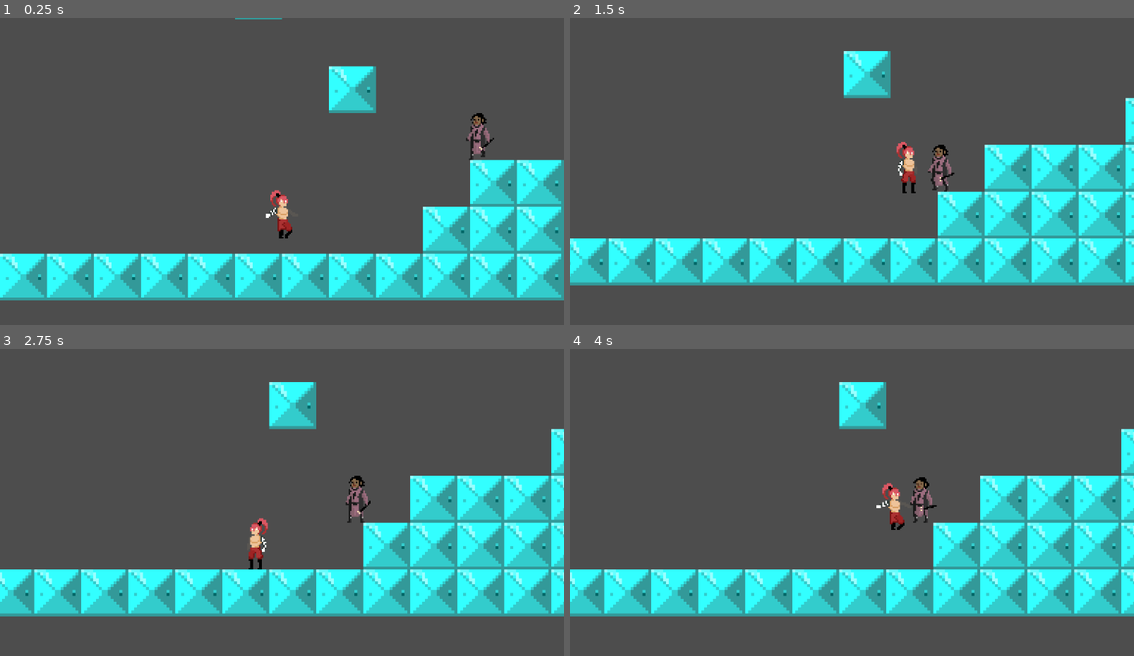
Above: before the commit, frames 1-4 (two rows, left to right).
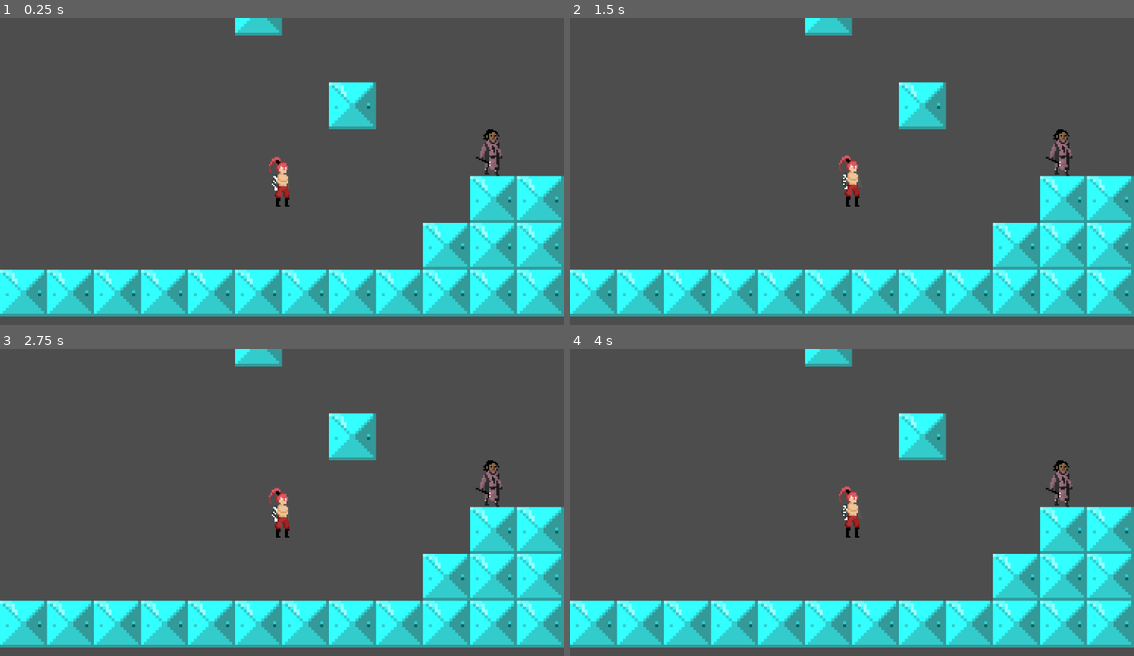
Above: after the commit, the same moments.

Repository: yz21161/gamedev
Game: Godot game, scene res://World1.tscn
Two runs of this game, one before a commit and one after it. Both use one fixed random seed, a clock stepped at 60 frames per second and the inputs below.
Inputs:
- Up to frame 1 (0.25 s): no input
- Up to frame 2 (1.5 s): hold D (right) from 0.53 s (still down); tap Space (jump) at 0.6, 0.77, 1.07, 1.35 s
- Up to frame 3 (2.75 s): tap Space (jump) at 1.52, 1.82, 2.1 s; release D (right) at 2.03 s; hold A (left) from 2.03 s (still down)
- Up to frame 4 (4 s): release A (left) at 2.78 s; hold D (right) from 2.78 s (still down); tap Space (jump) at 2.85, 3.02, 3.32, 3.6, 3.77 s

The runs differ from the first frame. In frame 1, 23% of the frame differs, in the area x 0-100%, y 0-98%; in frame 2, 37%; in frame 3, 37%; in frame 4, 37%.
Error after the commit: Parse Error: Identifier "global" not declared in the current scope. (res://Mage.gd:114)

Commit message:
Add files via upload

Diff:
--- a/Mage.gd
+++ b/Mage.gd
@@ -4,6 +4,8 @@
 var enemy_attack_cooldown = true
 @export var health : float = 10000
 var player_alive = true
+
+#var attack_in_progress = false
 
 @export var nSPEED : float = 300.0
 @export var JUMP_VELOCITY : float = -250
@@ -18,12 +20,13 @@
 var was_in_air : bool = false
 
 func _physics_process(delta):
-
+	attack()
 	enemy_attack()
 	if health <= 0:
 		player_alive = false
 		health = 0
 		print("player has died")
+		self.queue_free()
 
 	# Add the gravity.
 	if not is_on_floor():
@@ -37,10 +40,8 @@
 
 	# Handle Jump.
 	if Input.is_action_just_pressed("jump") and is_on_floor():
+		print_debug("Jump")
 		jump()
-
-	# Get the input direction and handle the movement/deceleration.
-	# As good practice, you should replace UI actions with custom gameplay actions.
 	direction = Input.get_vector("left","right","up","down")
 	if direction:
 		velocity.x = direction.x * nSPEED
@@ -51,14 +52,13 @@
 	update_animation()
 	update_facing_direction()
 
-
-
 func update_animation():
 	if not animation_locked:
 		if direction.x != 0:
 			animated_sprite.play("Walking Animation")
+#		elif attack_in_progress == false:
 		else:
-			animated_sprite.play ("Idle Animation")
+			animated_sprite.play("Idle Animation")
 
 func update_facing_direction():
 	if direction.x > 0:
@@ -86,29 +86,36 @@
 	if body.has_method("enemy"):
 		enemy_in_attack_range = true
 
-
 func _on_player_hitbox_body_exited(body):
 	if body.has_method("enemy"):
 		enemy_in_attack_range = false
-
 
 func enemy_attack():
 	if enemy_in_attack_range and enemy_attack_cooldown == true:
 		health = health - 10
 		enemy_attack_cooldown = false
 		$attack_cooldown.start()
-		print (health)
+		print(health)
 
 func _on_attack_cooldown_timeout():
 	enemy_attack_cooldown = true
 
-
-func _on_area_2d_body_entered(body):
-	print("entered")
-	if body.name == "Mage":
-		position = Vector2(1,2)
+func attack():
+	if Input.is_action_just_pressed("attack"):
+		if direction.x > 0:
+			$AnimatedSprite2D.flip_h = false
+			$AnimatedSprite2D.play("Attack Animarion")
+			$damage_dealing_cooldown.start()
+		elif direction.x < 0:
+			$AnimatedSprite2D.flip_h = true
+			$AnimatedSprite2D.play("Attack Animarion")
+			$damage_dealing_cooldown.start()
+		print_debug("attack")
+		global.player_current_attack = true
+#		attack_in_progress = true
 
 
-func _on_freefall_body_entered(body):
-	if body.name == "Mage":
-		velocity.y = gravity -500
+func _on_damage_dealing_cooldown_timeout():
+	$damage_dealing_cooldown.stop()
+	global.player_current_attack = false
+#	attack_in_progress = false
--- a/Test_enemy.gd
+++ b/Test_enemy.gd
@@ -4,10 +4,17 @@
 var player_chase = false
 var player = null
 
+@export var health : float = 100
+var player_in_attack_zone = false
+var can_take_damage = true
+
 var gravity = ProjectSettings.get_setting("physics/2d/default_gravity")
 
 
 func _physics_process(delta):
+
+	deal_with_damage()
+
 	if not is_on_floor():
 		velocity.y += gravity * delta
 
@@ -35,3 +42,26 @@
 
 func enemy():
 	pass
+
+func _on_enemy_hitbox_body_entered(body):
+	if body.has_method("player"):
+		player_in_attack_zone = true
+
+func _on_enemy_hitbox_body_exited(body):
+	if body.has_method("player"):
+		player_in_attack_zone = false
+
+func deal_with_damage():
+	if player_in_attack_zone and global.player_current_attack == true:
+		if can_take_damage == true:
+			health = health - 10
+			$take_damage_cooldown.start()
+			can_take_damage = false
+			print("enemy health = ", health)
+			if health <= 0:
+				print("dead")
+				self.queue_free()
+
+
+func _on_take_damage_cooldown_timeout():
+	can_take_damage = true
--- a/mage.tscn
+++ b/mage.tscn
@@ -1,24 +1,49 @@
-[gd_scene load_steps=27 format=3 uid="uid://dn1mgfd6dqo7c"]
+[gd_scene load_steps=33 format=3 uid="uid://dn1mgfd6dqo7c"]
 
 [ext_resource type="Script" path="res://Mage.gd" id="1_4m82v"]
-[ext_resource type="Texture2D" uid="uid://bk81gla5gd43a" path="res://Idle-Sheet.png" id="2_nswyf"]
+[ext_resource type="Texture2D" uid="uid://tdxucj1cxnpd" path="res://melee_attack.png" id="2_133wc"]
+[ext_resource type="Texture2D" uid="uid://dqno1odm2ovku" path="res://Idle.png" id="2_dkd3i"]
 [ext_resource type="Texture2D" uid="uid://so6ph3esad81" path="res://Sprite-0001.png" id="3_nuxb6"]
 [ext_resource type="Texture2D" uid="uid://bme5yo8ry44t7" path="res://Walking.png" id="4_mgclk"]
 
-[sub_resource type="AtlasTexture" id="AtlasTexture_7cbnm"]
-atlas = ExtResource("2_nswyf")
+[sub_resource type="AtlasTexture" id="AtlasTexture_k7qh5"]
+atlas = ExtResource("2_133wc")
 region = Rect2(0, 0, 64, 64)
 
-[sub_resource type="AtlasTexture" id="AtlasTexture_3uce7"]
-atlas = ExtResource("2_nswyf")
+[sub_resource type="AtlasTexture" id="AtlasTexture_1baco"]
+atlas = ExtResource("2_133wc")
 region = Rect2(64, 0, 64, 64)
 
-[sub_resource type="AtlasTexture" id="AtlasTexture_s5h5w"]
-atlas = ExtResource("2_nswyf")
-region = Rect2(128, 0, 64, 64)
-
-[sub_resource type="AtlasTexture" id="AtlasTexture_pr4qe"]
-atlas = ExtResource("2_nswyf")
+[sub_resource type="AtlasTexture" id="AtlasTexture_qsde8"]
+atlas = ExtResource("2_133wc")
+region = Rect2(128, 0, 64, 64)
+
+[sub_resource type="AtlasTexture" id="AtlasTexture_ej5pu"]
+atlas = ExtResource("2_133wc")
+region = Rect2(192, 0, 64, 64)
+
+[sub_resource type="AtlasTexture" id="AtlasTexture_4asop"]
+atlas = ExtResource("2_133wc")
+region = Rect2(256, 0, 64, 64)
+
+[sub_resource type="AtlasTexture" id="AtlasTexture_7egct"]
+atlas = ExtResource("2_133wc")
+region = Rect2(320, 0, 64, 64)
+
+[sub_resource type="AtlasTexture" id="AtlasTexture_rjrl2"]
+atlas = ExtResource("2_dkd3i")
+region = Rect2(0, 0, 64, 64)
+
+[sub_resource type="AtlasTexture" id="AtlasTexture_c5h37"]
+atlas = ExtResource("2_dkd3i")
+region = Rect2(64, 0, 64, 64)
+
+[sub_resource type="AtlasTexture" id="AtlasTexture_tfw21"]
+atlas = ExtResource("2_dkd3i")
+region = Rect2(128, 0, 64, 64)
+
+[sub_resource type="AtlasTexture" id="AtlasTexture_0axeq"]
+atlas = ExtResource("2_dkd3i")
 region = Rect2(192, 0, 64, 64)
 
 [sub_resource type="AtlasTexture" id="AtlasTexture_hk67b"]
@@ -52,10 +77,6 @@
 [sub_resource type="AtlasTexture" id="AtlasTexture_dset6"]
 atlas = ExtResource("3_nuxb6")
 region = Rect2(256, 0, 64, 64)
-
-[sub_resource type="AtlasTexture" id="AtlasTexture_25cix"]
-atlas = ExtResource("4_mgclk")
-region = Rect2(0, 0, 64, 64)
 
 [sub_resource type="AtlasTexture" id="AtlasTexture_05xtq"]
 atlas = ExtResource("4_mgclk")
@@ -85,20 +106,43 @@
 animations = [{
 "frames": [{
 "duration": 1.0,
-"texture": SubResource("AtlasTexture_7cbnm")
-}, {
-"duration": 1.0,
-"texture": SubResource("AtlasTexture_3uce7")
-}, {
-"duration": 1.0,
-"texture": SubResource("AtlasTexture_s5h5w")
-}, {
-"duration": 1.0,
-"texture": SubResource("AtlasTexture_pr4qe")
+"texture": SubResource("AtlasTexture_k7qh5")
+}, {
+"duration": 1.0,
+"texture": SubResource("AtlasTexture_1baco")
+}, {
+"duration": 1.0,
+"texture": SubResource("AtlasTexture_qsde8")
+}, {
+"duration": 1.0,
+"texture": SubResource("AtlasTexture_ej5pu")
+}, {
+"duration": 1.0,
+"texture": SubResource("AtlasTexture_4asop")
+}, {
+"duration": 1.0,
+"texture": SubResource("AtlasTexture_7egct")
+}],
+"loop": true,
+"name": &"Attack Animarion",
+"speed": 7.0
+}, {
+"frames": [{
+"duration": 1.0,
+"texture": SubResource("AtlasTexture_rjrl2")
+}, {
+"duration": 1.0,
+"texture": SubResource("AtlasTexture_c5h37")
+}, {
+"duration": 1.0,
+"texture": SubResource("AtlasTexture_tfw21")
+}, {
+"duration": 1.0,
+"texture": SubResource("AtlasTexture_0axeq")
 }],
 "loop": true,
 "name": &"Idle Animation",
-"speed": 5.0
+"speed": 7.0
 }, {
 "frames": [{
 "duration": 1.0,
@@ -139,9 +183,6 @@
 }, {
 "frames": [{
 "duration": 1.0,
-"texture": SubResource("AtlasTexture_25cix")
-}, {
-"duration": 1.0,
 "texture": SubResource("AtlasTexture_05xtq")
 }, {
 "duration": 1.0,
@@ -159,7 +200,7 @@
 "duration": 1.0,
 "texture": SubResource("AtlasTexture_luedi")
 }],
-"loop": true,
+"loop": false,
 "name": &"Walking Animation",
 "speed": 5.0
 }]
@@ -172,7 +213,8 @@
 
 [node name="Mage" type="CharacterBody2D"]
 script = ExtResource("1_4m82v")
-nSPEED = 80.0
+nSPEED = 100.0
+JUMP_VELOCITY = -350.0
 
 [node name="Camera2D" type="Camera2D" parent="."]
 scale = Vector2(5, 5)
@@ -183,8 +225,9 @@
 
 [node name="AnimatedSprite2D" type="AnimatedSprite2D" parent="."]
 sprite_frames = SubResource("SpriteFrames_6t4hi")
-animation = &"Jump Start Animation"
+animation = &"Idle Animation"
 autoplay = "Idle Animation"
+frame_progress = 0.719446
 
 [node name="CollisionShape2D" type="CollisionShape2D" parent="."]
 position = Vector2(0, 2.5)
@@ -195,4 +238,12 @@
 [node name="CollisionShape2D" type="CollisionShape2D" parent="Player_Hitbox"]
 shape = SubResource("CircleShape2D_qjh2x")
 
+[node name="attack_cooldown" type="Timer" parent="."]
+
+[node name="damage_dealing_cooldown" type="Timer" parent="."]
+
 [connection signal="animation_finished" from="AnimatedSprite2D" to="." method="_on_animated_sprite_2d_animation_finished"]
+[connection signal="body_entered" from="Player_Hitbox" to="." method="_on_player_hitbox_body_entered"]
+[connection signal="body_exited" from="Player_Hitbox" to="." method="_on_player_hitbox_body_exited"]
+[connection signal="timeout" from="attack_cooldown" to="." method="_on_attack_cooldown_timeout"]
+[connection signal="timeout" from="damage_dealing_cooldown" to="." method="_on_damage_dealing_cooldown_timeout"]
Binary file added: melee_attack.png
